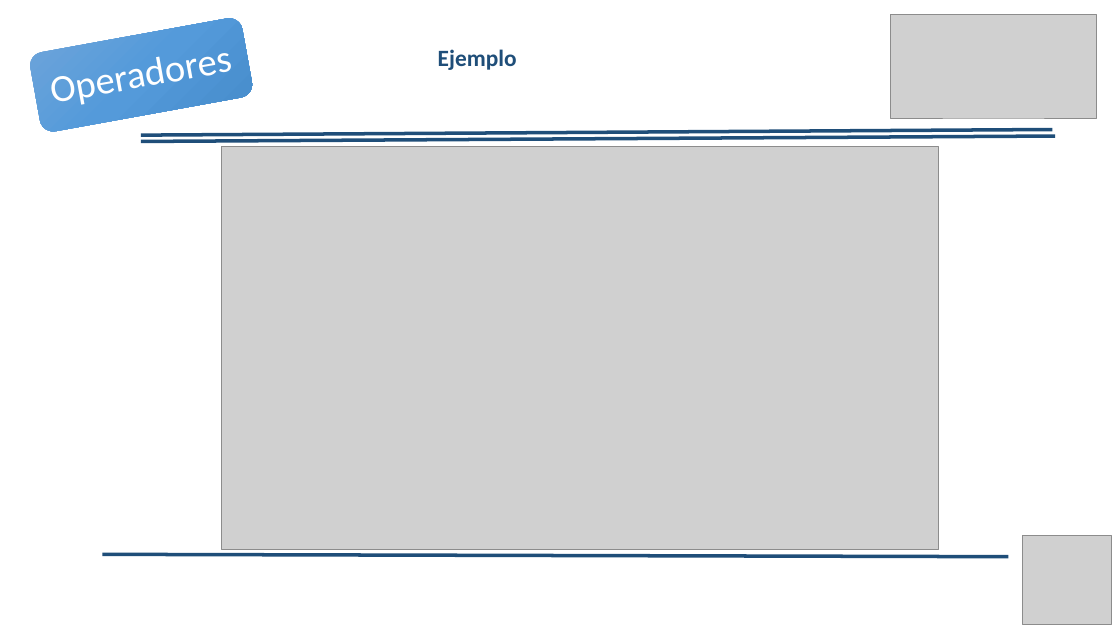
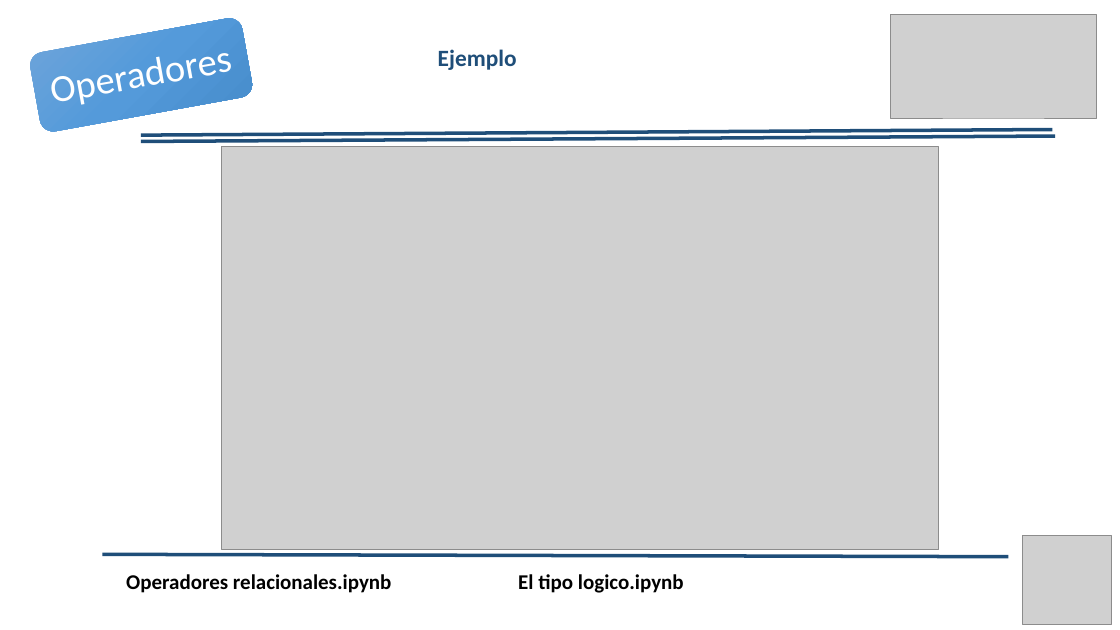
Before and after one commit to Duvandres19/Analitica_Python, a slide deck: slide 10 of Curso_Analitica_fundamentosPogramacionPython.pptx. Drawn at 1120x630 pixels with LibreOffice and Linux fonts; fonts in the diff are those of the drawing; grey boxes stand for pictures; background and template pictures are left out. Boxes give left, top, right and bottom in pixels: in the first picture for what was removed or moved away, otherwise in the second. Text is boxed around its words. In the diff, an @@ line names an element or a change of style, - is before the commit and + after.

```diff
--- a/Curso_Analitica_fundamentosPogramacionPython.pptx
+++ b/Curso_Analitica_fundamentosPogramacionPython.pptx
@@ text added at (126,574,391,593), 18 pt, text #000000, bold @@
+Operadores relacionales.ipynb
@@ text added at (518,574,684,593), 18 pt, text #000000, bold @@
+El tipo logico.ipynb
```
Also in this commit, not shown: 13 other slides changed, 5 slides added, 29 other files.
